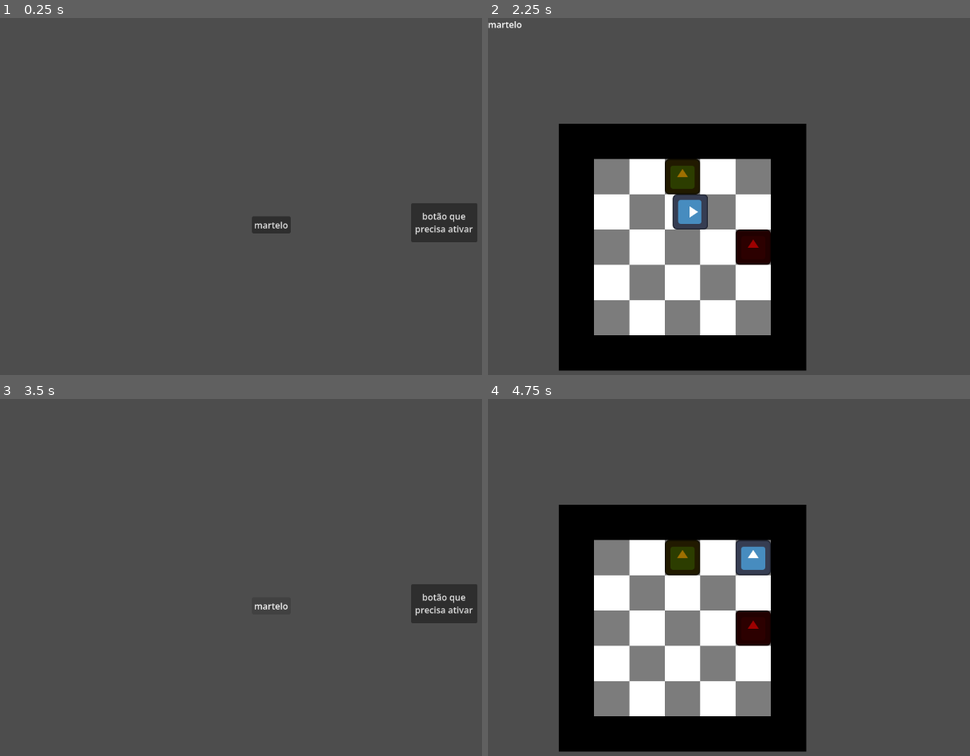
Above: before the commit, frames 1-4 (two rows, left to right).
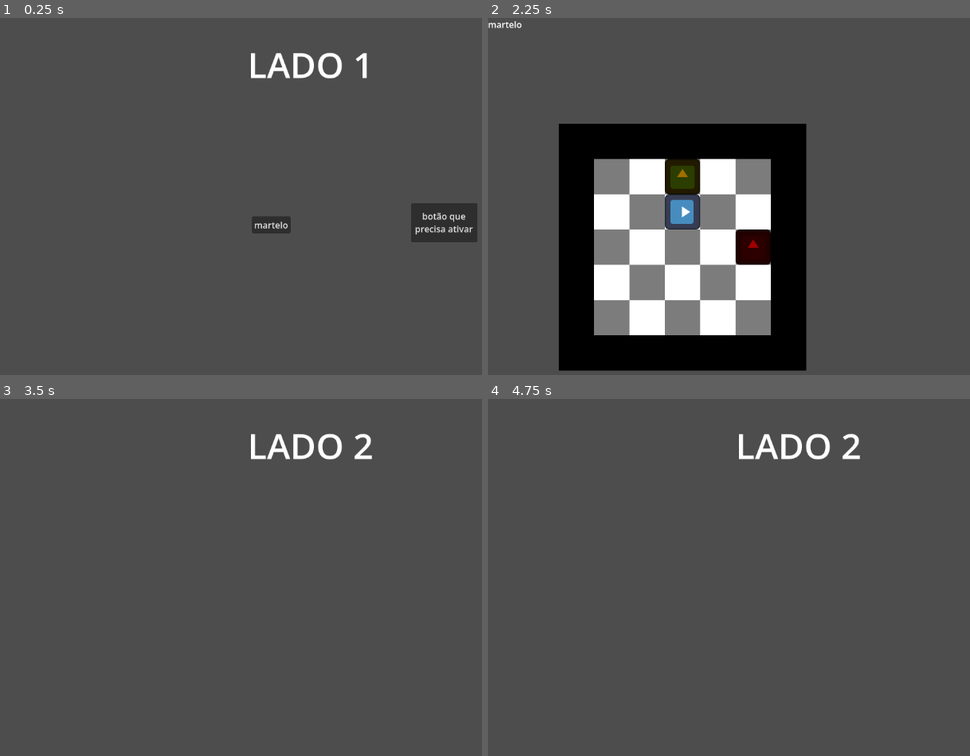
Above: after the commit, the same moments.

Repository: GhostLamp/GameBoyWasd
Game: Godot game, scene res://main_node.tscn
Two runs of this game, one before a commit and one after it. Both use one fixed random seed, a clock stepped at 60 frames per second and the inputs below. The engine's default icon, where the game draws it, is replaced by a stand-in: a white triangle on a blue panel in a dark square.
Inputs:
- Up to frame 1 (0.25 s): no input
- Up to frame 2 (2.25 s): click "botão que precisa ativar" at 0.5 s; click "martelo" at 1.25 s; tap Enter at 2 s; hold D (direita) from 2.03 s (still down); hold Space (espaço) from 2.03 s (still down)
- Up to frame 3 (3.5 s): tap E (interagir) at 2.3, 2.85 s; release D (direita) at 2.78 s; release Space (espaço) at 2.78 s; hold S (baixo) from 2.78 s (still down); tap Space (espaço) at 3.05 s
- Up to frame 4 (4.75 s): tap Space (espaço) at 3.5, 4.55 s; release S (baixo) at 3.53 s; hold D (direita) 3.53-4.28 s; hold Space (espaço) 3.53-4.28 s; tap E (interagir) at 3.8, 4.35 s; tap Enter at 4.25 s; hold W (cima) from 4.28 s (still down)

The runs differ from the first frame. In frame 1, 0.7% of the frame differs, in the area x 52-77%, y 9-17%; in frame 2, 0.6%; in frame 3, 2.2%; in frame 4, 36%, in the area x 14-78%, y 9-99%.

Commit message:
lados da sala, mudança na leitura de input, comentarios no editor
adicionei os lados da sala, da pra mudar entre eles usando A e D, por isso tambem mudei a posição dos inputs, para simplificar a desativação de inputs nas cenas

Diff:
--- /dev/null
+++ b/comentarios.gd
@@ -0,0 +1,7 @@
+extends Node2D
+
+# isso basicamente só se apaga no momento que o jogo começa
+# se quiser deixar um ""comentario"" na parte do editor é só adicionar uma label
+# e colocar como filha disso
+func _ready() -> void:
+	queue_free()
--- a/main_node.tscn
+++ b/main_node.tscn
@@ -9,9 +9,13 @@
 [ext_resource type="Script" uid="uid://c8a5l4cagrt2f" path="res://scripts/usos/UsoAdicionarItem.gd" id="4_iw4ti"]
 [ext_resource type="Script" uid="uid://bamxgpmnrlgra" path="res://scripts/usos/UsoAparecer.gd" id="5_nmw0x"]
 [ext_resource type="Script" uid="uid://dd8b7hrqy8u4t" path="res://scripts/usos/UsoAtivar.gd" id="10_iw4ti"]
+[ext_resource type="Script" uid="uid://ccrvujt4yclse" path="res://comentarios.gd" id="10_nmw0x"]
 
 [sub_resource type="LabelSettings" id="LabelSettings_yjirp"]
 font_size = 32
+
+[sub_resource type="LabelSettings" id="LabelSettings_iw4ti"]
+font_size = 64
 
 [sub_resource type="TileSetAtlasSource" id="TileSetAtlasSource_scfaf"]
 texture = ExtResource("3_bxfy6")
@@ -78,16 +82,20 @@
 physics_layer_0/collision_layer = 1
 sources/1 = SubResource("TileSetAtlasSource_scfaf")
 
+[sub_resource type="LabelSettings" id="LabelSettings_07t30"]
+font_size = 24
+font_color = Color(0, 1, 0, 1)
+
 [node name="mainNode" type="Node2D" unique_id=645746410]
 script = ExtResource("1_yjirp")
 
-[node name="ManegerReal" type="Control" parent="." unique_id=906727337]
+[node name="tela 1" type="Control" parent="." unique_id=906727337]
 layout_mode = 3
 anchors_preset = 0
 offset_right = 1152.0
 offset_bottom = 648.0
 
-[node name="Button" type="Button" parent="ManegerReal" unique_id=594889875]
+[node name="Button" type="Button" parent="tela 1" unique_id=594889875]
 layout_mode = 0
 offset_left = 744.0
 offset_top = 336.0
@@ -99,11 +107,11 @@
 precisa ativar"
 script = ExtResource("3_shna5")
 
-[node name="UsoUsar" type="Node" parent="ManegerReal/Button" unique_id=1519422144 node_paths=PackedStringArray("target")]
+[node name="UsoUsar" type="Node" parent="tela 1/Button" unique_id=1519422144 node_paths=PackedStringArray("target")]
 script = ExtResource("3_4vv7w")
 target = NodePath("../../Label")
 
-[node name="coletavel" type="Button" parent="ManegerReal" unique_id=597080984]
+[node name="coletavel" type="Button" parent="tela 1" unique_id=597080984]
 layout_mode = 0
 offset_left = 456.0
 offset_top = 360.0
@@ -115,11 +123,11 @@
 script = ExtResource("3_shna5")
 ativo = true
 
-[node name="UsoAdicionarItem" type="Node" parent="ManegerReal/coletavel" unique_id=12076160]
+[node name="UsoAdicionarItem" type="Node" parent="tela 1/coletavel" unique_id=12076160]
 script = ExtResource("4_iw4ti")
 item = "martelo"
 
-[node name="Label" type="Label" parent="ManegerReal" unique_id=558225979]
+[node name="Label" type="Label" parent="tela 1" unique_id=558225979]
 visible = false
 layout_mode = 0
 offset_left = 608.0
@@ -132,8 +140,65 @@
 script = ExtResource("3_shna5")
 ativo = true
 
-[node name="UsoAparecer" type="Node" parent="ManegerReal/Label" unique_id=1541900424]
+[node name="UsoAparecer" type="Node" parent="tela 1/Label" unique_id=1541900424]
 script = ExtResource("5_nmw0x")
+
+[node name="Label2" type="Label" parent="tela 1" unique_id=363949644]
+layout_mode = 0
+offset_left = 448.0
+offset_top = 40.0
+offset_right = 675.0
+offset_bottom = 128.0
+text = "LADO 1"
+label_settings = SubResource("LabelSettings_iw4ti")
+
+[node name="tela 2" type="Control" parent="." unique_id=1486815253]
+layout_mode = 3
+anchors_preset = 0
+offset_left = 1152.0
+offset_right = 2304.0
+offset_bottom = 648.0
+
+[node name="Label2" type="Label" parent="tela 2" unique_id=1774858801]
+layout_mode = 0
+offset_left = 448.0
+offset_top = 40.0
+offset_right = 675.0
+offset_bottom = 128.0
+text = "LADO 2"
+label_settings = SubResource("LabelSettings_iw4ti")
+
+[node name="tela 3" type="Control" parent="." unique_id=1757040761]
+layout_mode = 3
+anchors_preset = 0
+offset_left = 2304.0
+offset_right = 3456.0
+offset_bottom = 648.0
+
+[node name="Label2" type="Label" parent="tela 3" unique_id=82724811]
+layout_mode = 0
+offset_left = 448.0
+offset_top = 40.0
+offset_right = 675.0
+offset_bottom = 128.0
+text = "LADO 3"
+label_settings = SubResource("LabelSettings_iw4ti")
+
+[node name="tela 4" type="Control" parent="." unique_id=1099840766]
+layout_mode = 3
+anchors_preset = 0
+offset_left = 3456.0
+offset_right = 4608.0
+offset_bottom = 648.0
+
+[node name="Label2" type="Label" parent="tela 4" unique_id=149913586]
+layout_mode = 0
+offset_left = 448.0
+offset_top = 40.0
+offset_right = 675.0
+offset_bottom = 128.0
+text = "LADO 4"
+label_settings = SubResource("LabelSettings_iw4ti")
 
 [node name="GameBoyManager" type="Node2D" parent="." unique_id=1055398741]
 position = Vector2(0, 648)
@@ -157,7 +222,7 @@
 
 [node name="UsoAtivar" type="Node" parent="GameBoyManager/botao" unique_id=1720432335 node_paths=PackedStringArray("target")]
 script = ExtResource("10_iw4ti")
-target = NodePath("../../../ManegerReal/Button")
+target = NodePath("../../../tela 1/Button")
 
 [node name="botao2" parent="GameBoyManager" unique_id=876104175 instance=ExtResource("3_scfaf")]
 modulate = Color(1, 0, 1, 1)
@@ -182,5 +247,51 @@
 size_flags_horizontal = 0
 size_flags_vertical = 0
 
-[connection signal="pressed" from="ManegerReal/Button" to="ManegerReal/Button" method="usar"]
-[connection signal="pressed" from="ManegerReal/coletavel" to="ManegerReal/coletavel" method="usar"]
+[node name="comentarios" type="Node2D" parent="." unique_id=1727529339]
+script = ExtResource("10_nmw0x")
+
+[node name="comentario" type="Label" parent="comentarios" unique_id=1206200962]
+offset_left = 280.0
+offset_top = 312.0
+offset_right = 536.0
+offset_bottom = 383.0
+text = "quando aperta ganha
+um martelo"
+label_settings = SubResource("LabelSettings_07t30")
+
+[node name="comentario3" type="Label" parent="comentarios" unique_id=712707649]
+offset_left = 704.0
+offset_top = 280.0
+offset_right = 1078.0
+offset_bottom = 351.0
+text = "precisa apertar o botão amarelo"
+label_settings = SubResource("LabelSettings_07t30")
+
+[node name="comentario4" type="Label" parent="comentarios" unique_id=1152619101]
+offset_left = 520.0
+offset_top = 1008.0
+offset_right = 776.0
+offset_bottom = 1079.0
+text = "precisa de
+um martelo"
+label_settings = SubResource("LabelSettings_07t30")
+
+[node name="comentario5" type="Label" parent="comentarios" unique_id=1181873656]
+offset_left = 344.0
+offset_top = 824.0
+offset_right = 600.0
+offset_bottom = 895.0
+text = "precisa apertar o
+botão verde primeiro"
+label_settings = SubResource("LabelSettings_07t30")
+
+[node name="comentario2" type="Label" parent="comentarios" unique_id=1625918905]
+offset_left = 24.0
+offset_top = 680.0
+offset_right = 280.0
+offset_bottom = 751.0
+text = "tela do gameboy"
+label_settings = SubResource("LabelSettings_07t30")
+
+[connection signal="pressed" from="tela 1/Button" to="tela 1/Button" method="usar"]
+[connection signal="pressed" from="tela 1/coletavel" to="tela 1/coletavel" method="usar"]
--- a/scripts/game_boy_char.gd
+++ b/scripts/game_boy_char.gd
@@ -16,13 +16,20 @@
 	# mudar algum tamanho no editor, não vai precisar mecher em valores no codigo
 	tamanho_do_passo = collision_shape_2d.shape.get_rect().size.x
 
-
-func _physics_process(_delta: float) -> void:
+# essas funções podem ser usadas no _physics_process
+# mas eu passei elas pro input pra ficar mais facil de ativar e desativar os inputs
+func _input(event: InputEvent) -> void:
 	# se vc ja usou input.ReadValue<Vector2>() na unity é basicamente a mesma coisa
 	# pega o input e coloca num vetor2 onde esquerda e direita é 1 e -1 no x, o mesmo pra
 	# cima e baixo no y
 	direcao= Input.get_vector("esquerda", "direita", "cima", "baixo")
 
+
+	# se apertar o botão de interagr
+	if Input.is_action_just_pressed("interagir"):
+		interagir()
+
+func _physics_process(_delta: float) -> void:
 	if andando == true:
 		return
 
@@ -38,10 +45,6 @@
 	# do olhando_para, ele tambem vai estar olhando na direção que o jogador quer ir
 	ray_cast_2d.force_raycast_update()
 	var colide = ray_cast_2d.is_colliding()
-
-	# se apertar o botão de interagr
-	if Input.is_action_just_pressed("interagir"):
-		interagir()
 
 	# se o raycast não colidir tiver uma direção diferente de (0,0) o jogador pode andar
 	if direcao and colide == false:
--- a/scripts/main_node.gd
+++ b/scripts/main_node.gd
@@ -10,11 +10,35 @@
 @onready var camera_2d: Camera2D = $Camera2D
 @onready var v_box_container: VBoxContainer = $canvas/VBoxContainer
 
+# pegano todos os lados da sala, os colocando em um array e guardando a lado atual
+@onready var tela_1: Control = $"tela 1"
+@onready var tela_2: Control = $"tela 2"
+@onready var tela_3: Control = $"tela 3"
+@onready var tela_4: Control = $"tela 4"
+var telas:Array[Control]
+var tela_atual:int = 0:
+	#mantem o valor da tela atual entre 0 e 3
+	set(valor):
+		if valor >= 0:
+			tela_atual = abs(valor) % 4
+		else:
+			tela_atual = 3
+
+func _ready() -> void:
+	telas = [tela_1,tela_2,tela_3,tela_4]
+	camera_2d.position = telas[tela_atual].position
+
+
+	game_boy_char.set_process_input(false)
+
 # os items que o jogador tem
 #
 # é definido assim {string:label}, a string é o nome do item, a a label é um texto que aparece
 # na tela quando vc pega o item
 var items:Dictionary = {}
+
+# a pate do jogo que tá ativa no momento
+var cena_atual:Node2D = self
 
 # a função _input(event: InputEvent) roda toda vez que vc toca em uma tecla
 # e retorna a tecla como event
@@ -22,7 +46,19 @@
 	# se event for um dos botoes definidos para espaço usa gameboy_trocar()
 	# vá no project no canto superior esquerdo -> project settings -> input map pra voce ver
 	# oq tá mapeado em que, e se quiser mapear mais
-	if event.is_action_pressed("espaço"):
+
+	if event.is_action_pressed("esquerda"):
+		tela_atual = tela_atual - 1
+		camera_2d.position = telas[tela_atual].position
+
+	if event.is_action_pressed("direita"):
+		tela_atual = tela_atual + 1
+		camera_2d.position = telas[tela_atual].position
+
+func _process(delta: float) -> void:
+	# isso funcionaria na função input, mas eu quero que isso sempre esteja ativo
+	# ent dexei no process
+	if Input.is_action_just_pressed("espaço"):
 		gameBoy_trocar()
 
 # função pra adicionar um item no dicionario
@@ -57,9 +93,18 @@
 # troca entre o gameboy e a realidade
 func gameBoy_trocar():
 	# o gameboy tá sempre ativo, tudo que isso faz é trocar a posição da camera para
-	# mostrar ou não o gameboy
-	if camera_2d.position == Vector2.ZERO:
+	# mostrar ou não o gameboy e se ele recebe inputs
+	if camera_2d.position == telas[tela_atual].position:
 		camera_2d.position = game_boy_manager.position
+		set_cena_ativa(game_boy_char)
 		return
 
-	camera_2d.position = Vector2.ZERO
+	camera_2d.position = telas[tela_atual].position
+	set_cena_ativa(self)
+
+# usada para ativar e desativar a _input de uma cena quando saimos dela
+# e ativar a da pra que estamos trocando
+func set_cena_ativa(objeto:Node):
+	cena_atual.set_process_input(false)
+	objeto.set_process_input(true)
+	cena_atual = objeto
Not shown, added: comentarios.gd.uid
